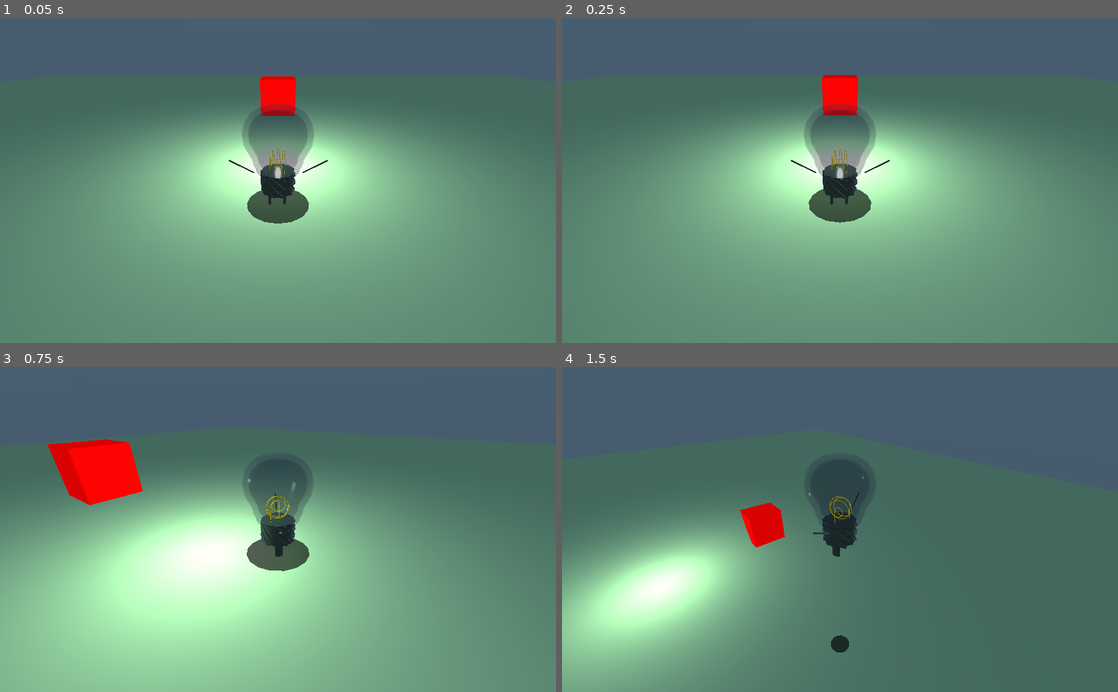
Above: before the commit, frames 1-4 (two rows, left to right).
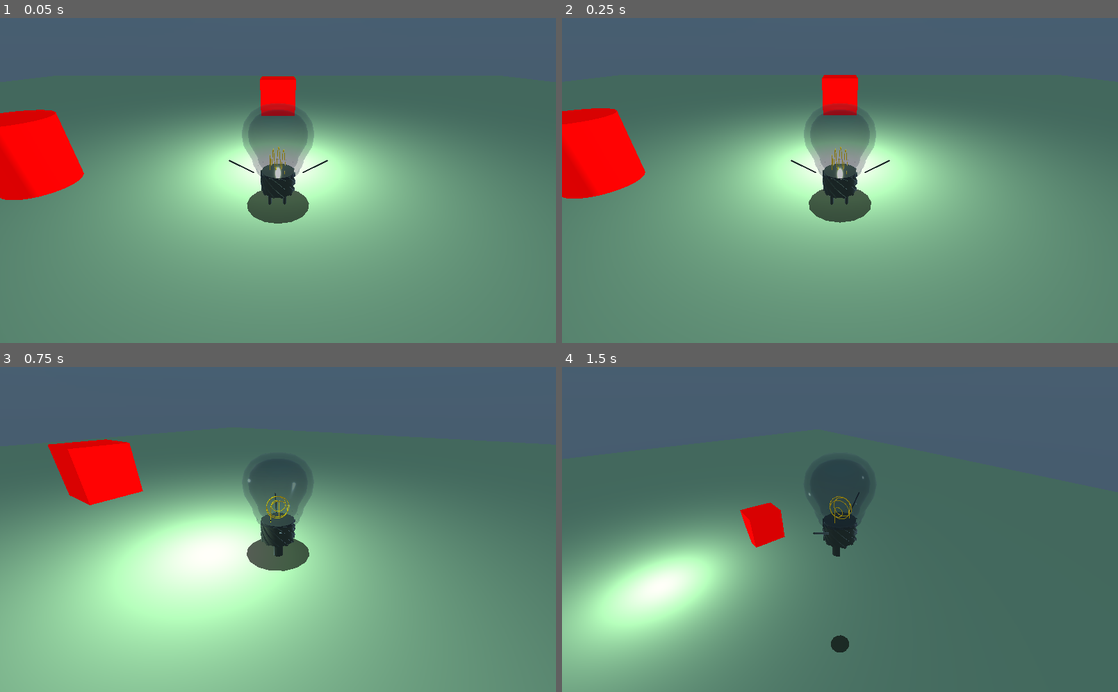
Above: after the commit, the same moments.

Repository: ben-baqa/AGJ-2021
Game: Godot game, scene res://scenes/platforming test.tscn
Same seed, same stepped clock (60 frames per second), same inputs: the game is played once before the commit and once after it.
Inputs (mouse positions are in pixels of both pictures, inside the frame that each line leads up to):
- Up to frame 1 (0.05 s): no input
- Up to frame 2 (0.25 s): no input
- Up to frame 3 (0.75 s): tap Enter at 0.5 s; move the mouse to (305, 529) at 0.52 s; hold W (forward) from 0.53 s (still down); click (305, 529) at 0.67 s
- Up to frame 4 (1.5 s): keep holding W (forward); tap Space (jump) at 0.77 s; move the mouse to (812, 529) at 1.27 s

The runs differ from the first frame. In frame 1, 3.3% of the frame differs, in the area x 0-16%, y 28-56%; in frame 2, 3.3%; in frame 3, nothing differs; in frame 4, nothing differs.

Commit message:
Some things or somethin idk

Diff:
--- a/packed scenes/Player.tscn
+++ b/packed scenes/Player.tscn
@@ -50,7 +50,7 @@
 [node name="CollisionShape" type="CollisionShape" parent="Camera_Controller/x_rotation/RigidBody"]
 shape = SubResource( 2 )
 
-[node name="pluggy" type="Spatial" parent="." instance=ExtResource( 1 )]
+[node name="pluggy" parent="." instance=ExtResource( 1 )]
 
 [node name="shadow" type="RayCast" parent="."]
 enabled = true
--- a/resources/light up.shader
+++ b/resources/light up.shader
@@ -3,6 +3,7 @@
 uniform vec4 color: hint_color = vec4(1, 1, 1, 1);
 uniform vec3 point;
 uniform float dist;
+
 
 void fragment(){
 	vec3 col = color.xyz * ALBEDO;
--- a/scenes/platforming test.tscn
+++ b/scenes/platforming test.tscn
@@ -21,6 +21,9 @@
 
 [node name="Spatial" type="Spatial"]
 
+[node name="lighter" type="Spatial" parent="."]
+script = ExtResource( 7 )
+
 [node name="Player" parent="." instance=ExtResource( 1 )]
 
 [node name="base" type="StaticBody" parent="."]
@@ -43,7 +46,6 @@
 [node name="StaticBody" type="StaticBody" parent="."]
 transform = Transform( 1, 0, 0, 0, 1, 0, 0, 0, 1, 0, 1.35475, -8.78297 )
 script = ExtResource( 5 )
-distance = 10.0
 
 [node name="MeshInstance" type="MeshInstance" parent="StaticBody"]
 mesh = SubResource( 4 )
@@ -51,9 +53,6 @@
 
 [node name="CollisionShape" type="CollisionShape" parent="StaticBody"]
 shape = SubResource( 5 )
-
-[node name="lighter" type="Spatial" parent="."]
-script = ExtResource( 7 )
 
 [node name="StaticBody2" type="StaticBody" parent="."]
 transform = Transform( 1, 0, 0, 0, 1, 0, 0, 0, 1, -7.32357, 1.18292, -0.185528 )
--- a/scripts/light management.gd
+++ b/scripts/light management.gd
@@ -2,9 +2,11 @@
 
 enum COLOR { black = 0, red = 1, yellow = 2, orange = 3, blue = 4, purple = 5, green = 6, white = 7}
 export(COLOR) var default_colour = COLOR.red
+export var player_light_distance: float = 10
+export var lamp_light_distance: float = 10000
 
 func light_lamp(n: int):
-	get_tree().call_group("light up", "light_color", n)
+	get_tree().call_group("light up", "light_color", n, player_light_distance)
 
 
 func _process(_delta):
--- a/scripts/light up.gd
+++ b/scripts/light up.gd
@@ -3,19 +3,13 @@
 enum COLOR { black = 0, red = 1, yellow = 2, orange = 3, blue = 4, purple = 5, green = 6, white = 7}
 export(COLOR) var colour = COLOR.red
 
-export var distance:float = 5
+var distance:float = 0
 
 onready var mesh: MeshInstance = get_child(0)
 onready var collider: CollisionShape = get_child(1)
 onready var shader:Shader = load("res://resources/light up.shader")
 var mat: ShaderMaterial
 
-# Declare member variables here. Examples:
-# var a = 2
-# var b = "text"
-
-
-# Called when the node enters the scene tree for the first time.
 func _ready():
 	add_to_group("light up")
 
@@ -48,14 +42,19 @@
 func update_point(p:Vector3):
 	mat.set_shader_param("point", p)
 
-func light_color(n: int):
-	print(n & colour)
+func light_color(n: int, new_distance: float = 10):
 	if n & colour != 0:
 		set_active(true)
+		if distance < new_distance:
+			distance = new_distance
+			mat.set_shader_param("dist", distance)
+
 
 func unlight_color(n: int):
 	if n & colour != 0:
 		set_active(false)
+		distance = 0
+		mat.set_shader_param("dist", distance)
 
 func set_active(b: bool):
 	collider.disabled = !b
